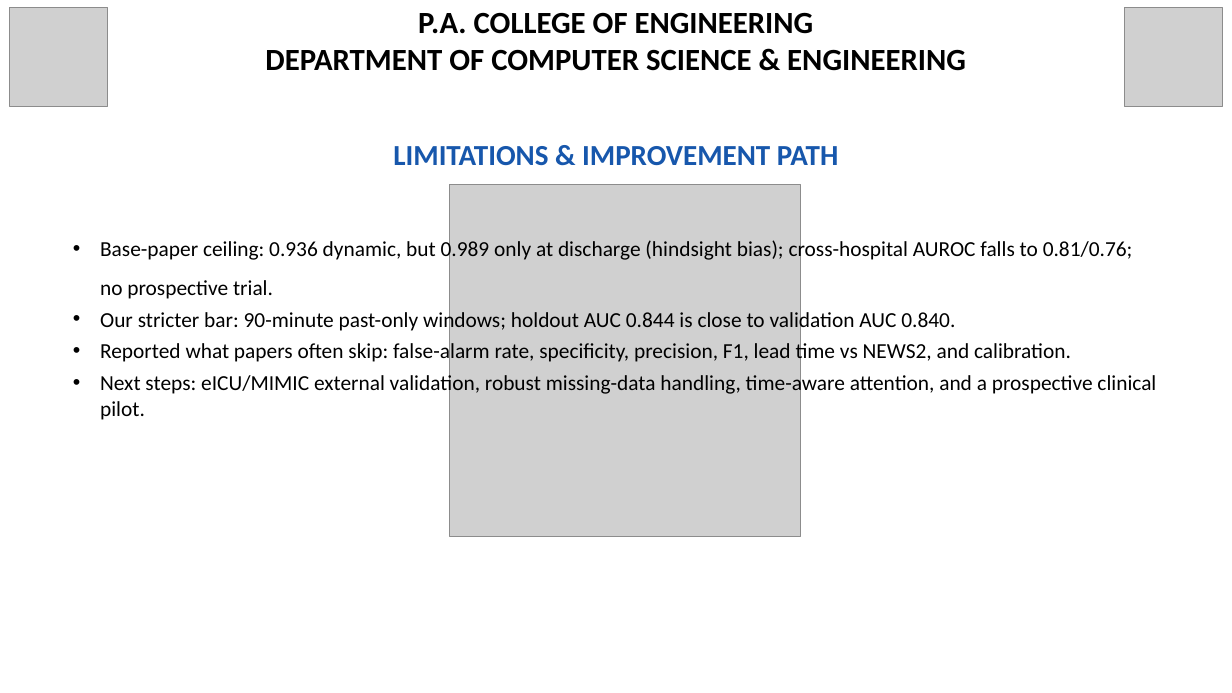
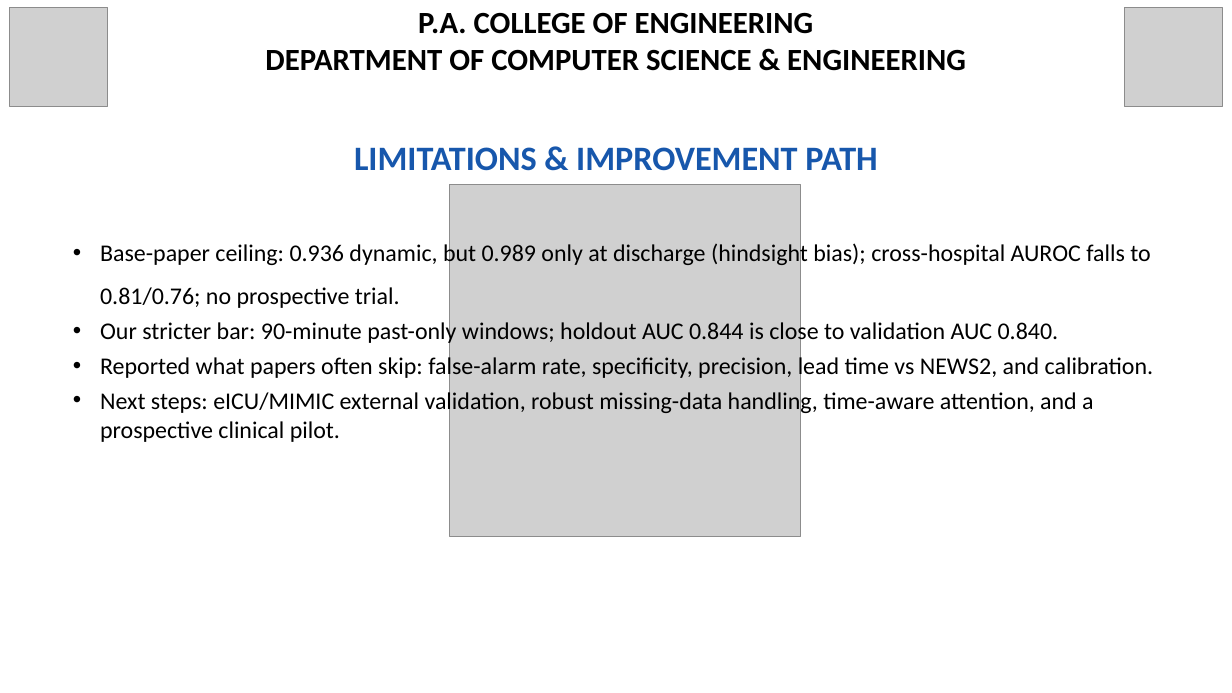
Before and after one commit to Dinaltium/SynCura, a slide deck: slide 10 of ppt/SynCura_Deck_V3_FINAL.pptx. Drawn at 1232x693 pixels with LibreOffice and Linux fonts; fonts in the diff are those of the drawing; grey boxes stand for pictures. Boxes give left, top, right and bottom in pixels: in the first picture for what was removed or moved away, otherwise in the second. Text is boxed around its words. In the diff, an @@ line names an element or a change of style, - is before the commit and + after.

Commit message:
adjust deck fonts and alignment

```diff
--- a/ppt/SynCura_Deck_V3_FINAL.pptx
+++ b/ppt/SynCura_Deck_V3_FINAL.pptx
@@ text "LIMITATIONS & IMPROVEMENT PATH" at [354, 147, 877, 171]: size 34 to 40 pt @@
@@ text at [100, 241, 1150, 442]: size 25 to 28 pt in "Base-paper ceiling: 0.936 dynamic, but 0.989 only ...", "Our stricter bar: 90-minute past-only windows; holdout ...", "Next steps: eICU/MIMIC external validation, robust missing-d ..." @@
@@ text at [100, 354, 1154, 381]: text changed; size 25 to 28 pt @@
-• Reported what papers often skip: false-alarm rate, specificity, precision, F1, lead time vs NEWS2, and calibration.
+• Reported what papers often skip: false-alarm rate, specificity, precision, lead time vs NEWS2, and calibration.
```
Also in this commit, not shown: 12 other slides changed.
